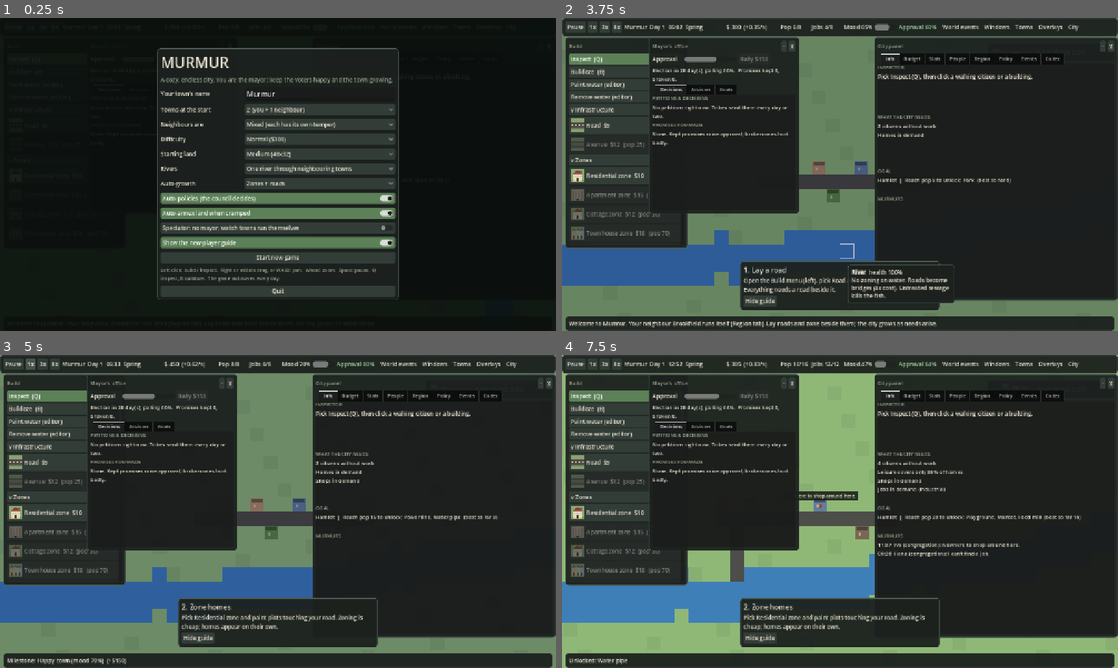
Above: before the commit, frames 1-4 (two rows, left to right).
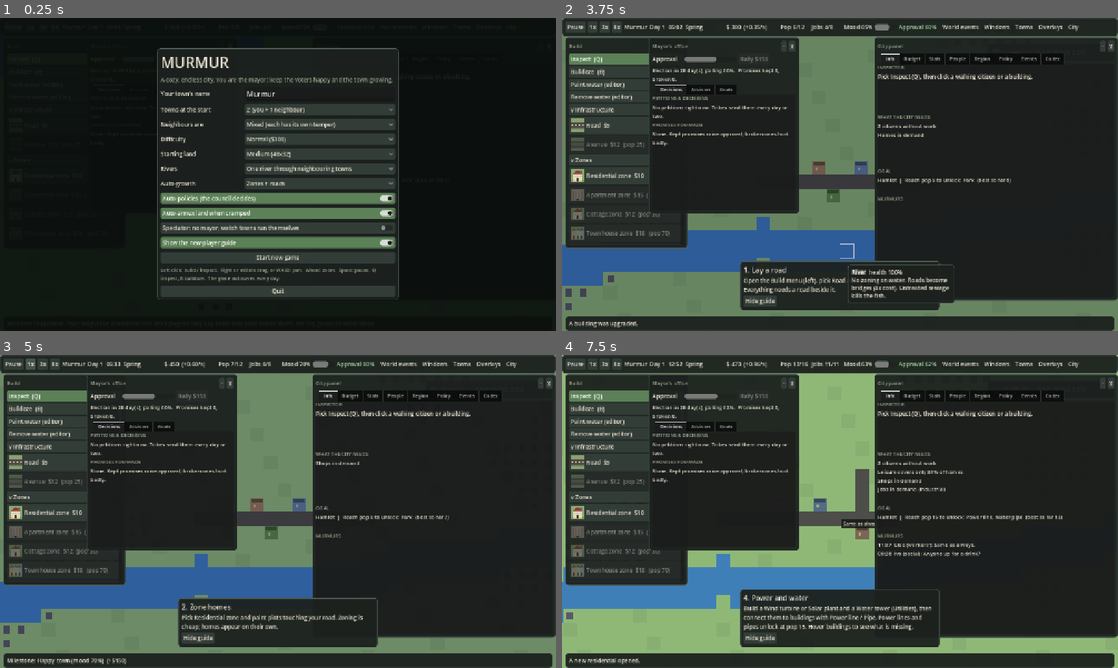
Above: after the commit, the same moments.

Repository: krugerhomeassistant/murmur
Game: Godot game, scene res://scenes/main.tscn
Same seed, same stepped clock (60 frames per second), same inputs: the game is played once before the commit and once after it.
Inputs (mouse positions are in pixels of both pictures, inside the frame that each line leads up to):
- Up to frame 1 (0.25 s): no input
- Up to frame 2 (3.75 s): click "Normal ($300)" at 0.5 s; click "Normal ($300)" at 1.25 s; click "Show the new-player guide" at 2 s; click "Show the new-player guide" at 2.75 s; click "Start new game" at 3.5 s
- Up to frame 3 (5 s): click "1x" at 4.25 s
- Up to frame 4 (7.5 s): click "3x" at 5 s; click "8x" at 5.75 s; click "World events" at 6.5 s; tap A at 7.25 s; move the mouse to (962, 495) at 7.27 s; hold D from 7.28 s (still down); tap R at 7.35 s; click (962, 495) at 7.42 s

The runs differ from the first frame. In frame 2, 2.6% of the frame differs, in the area x 0-68%, y 2-99%; in frame 3, 2.3%; in frame 4, 5.6%, in the area x 0-94%, y 1-99%.

Commit message:
feat: ore deposits, mines, foundry, metal, orchard and ranch
Co-Authored-By: Claude Sonnet 5.5 <noreply@anthropic.com>
Claude-Session: https://claude.ai/code/session_01EmTPeWeFqamnN7v8CmFcDf

Diff:
--- a/client/scripts/art.gd
+++ b/client/scripts/art.gd
@@ -53,7 +53,7 @@
 
 
 static func _has(id: int) -> bool:
-	return id in [T.FIRE, T.POLICE, T.CLINIC, T.HOSPITAL, T.SCH …(340 unchanged characters)…  T.SEWAGE, T.PORT, T.NAVYARD, T.FISHDOCK]
+	return id in [T.FIRE, T.POLICE, T.CLINIC, T.HOSPITAL, T.SCH …(340 unchanged characters)…  T.SEWAGE, T.PORT, T.NAVYARD, T.FISHDOCK, T.FOUNDRY]
 
 
 static func _draw(ci: CanvasItem, id: int, night: bool, k: Color) -> void:
@@ -431,6 +431,11 @@
 			ci.draw_arc(Vector2(16, 12), 10.0, ra, ra + 2.4, 12, Color("ecf0f1") * k, 3.0)
 			ci.draw_line(Vector2(16, 12), Vector2(16, 14), Color("7f8c8d"), 2.0)
 			ci.draw_arc(Vector2(16, 12), 13.0, ra - 0.2, ra + 0.8, 8, Color(0.5, 1.0, 0.6, 0.5), 1.0)
+		T.FOUNDRY:
+			_r(ci, 6, 14, 20, 14, Color("8a5a4a") * k)
+			_r(ci, 20, 4, 4, 11, Color("5a4a44") * k)
+			ci.draw_circle(Vector2(22, 4), 2.0, Color("ff9a3c") if int(t * 2.0) % 2 == 0 else Color("a8501c"))
+			_r(ci, 10, 20, 8, 8, Color("ff9a3c") * k)
 		T.MILL:
 			_r(ci, 9, 12, 14, 17, Color("c9b98a") * k)
 			_tri(ci, Vector2(8, 12), Vector2(24, 12), Vector2(16, 5), Color("8a5a3a") * k)
@@ -656,6 +661,19 @@
 		_tree(ci, p + Vector2(16, 22), h, season)
 
 
+## Ore deposit: dark rock flecks (richness 1-3 = more flecks); one rect when zoomed out.
+static func ore(ci: CanvasItem, x: int, y: int, rich: int, far: bool) -> void:
+	var p := Vector2(x, y) * 32.0
+	if far:
+		ci.draw_rect(Rect2(p + Vector2(8, 8), Vector2(16, 16)), Color("5a5a66"))
+		return
+	var h := (x * 73856093 ^ y * 19349663) & 255
+	for s in 2 + rich:
+		var q := p + Vector2(5 + ((h >> s) * 7 + s * 11) % 22, 5 + ((h >> s) * 5 + s * 13) % 22)
+		ci.draw_rect(Rect2(q, Vector2(5, 4)), Color("4a4a56"))
+		ci.draw_rect(Rect2(q + Vector2(1, 0), Vector2(3, 1)), Color("8a8a9a"))
+
+
 ## River cell: shaded water, moving ripples, muddy banks, and a few fish (swimming, sometimes jumping).
 ## `n` = bitmask of dry neighbours: 1 north, 2 east, 4 south, 8 west.
 static func water(ci: CanvasItem, x: int, y: int, n: int, night: bool, health := 1.0) -> void:
--- a/client/scripts/catalog.gd
+++ b/client/scripts/catalog.gd
@@ -9,6 +9,7 @@
     PARK, PLAYGROUND, PLAZA, CINEMA, MUSEUM, STADIUM, THEME,
     BUS, TRAIN, WIND, SOLAR, COAL, WATER, LANDFILL, RECYCLE,
     MARKET, BANK, MALL, HOTEL, TOWNHALL, WIRE, PIPE, LIGHT, COURT, PRISON, COTTAGE, TOWNHOUSE, TENEMENT, CONDO, CHURCH, BAR, UNION_HALL, CHAMBER, BASE, BARRACKS, RADAR, MILL, WAREHOUSE, DEPOT, SEWAGE, SEWER, PORT, NAVYARD, FISHDOCK,
+    ORCHARD, RANCH, MINE, FOUNDRY,
 }
 
 const CATS := [
@@ -154,6 +155,18 @@
         "sector": "farm", "home": 0, "jobs": 2, "max": 2, "shape": "farm",
         "desc": "Cheap fields and barns: 2 jobs per level, tiny upkeep, a trickle of goods income and no pollution. A cheap way to give early residents work.",
         "tip": "Farms are a good buffer between homes and industry."},
+    Id.ORCHARD: {"n": "Orchard zone", "cat": "zone", "kind": "zone", "cost": 12, "up": 0.15, "unlock": 40, "col": Color("8fb85a"), "g": "Or",
+        "sector": "orchard", "home": 0, "jobs": 2, "max": 2, "shape": "farm",
+        "desc": "Fruit and nut groves: 2 jobs per level and 50% more crops than a field, with no pollution. Crops still need a food mill.",
+        "tip": "Autumn harvests are biggest; pair orchards with a mill and a warehouse."},
+    Id.RANCH: {"n": "Ranch zone", "cat": "zone", "kind": "zone", "cost": 14, "up": 0.2, "unlock": 60, "col": Color("a8885a"), "g": "Ra",
+        "sector": "ranch", "home": 0, "jobs": 3, "max": 2, "shape": "farm", "poll": [2, 0.1],
+        "desc": "Pasture and dairy: 3 jobs per level and food made on the spot, no mill needed. A little smell reaches nearby homes.",
+        "tip": "A ranch feeds a growing town without the mill chain, but keep it a couple of blocks from housing."},
+    Id.MINE: {"n": "Mine", "cat": "zone", "kind": "zone", "cost": 30, "up": 0.5, "unlock": 100, "col": Color("6a6a72"), "g": "Mn",
+        "sector": "mine", "home": 0, "jobs": 4, "max": 3, "shape": "factory", "poll": [4, 0.4],
+        "desc": "Digs ore, 4 jobs per level. Can only be placed on ore deposits (dark flecks on the map); richer deposits yield more. Ore sells raw, or feeds a foundry.",
+        "tip": "Find the dark flecks, put a road beside them, then a foundry nearby."},
     Id.FIRE: {"n": "Fire station", "cat": "safety", "kind": "svc", "cost": 80, "up": 0.6, "unlock": 0, "col": Color("b5533c"), "g": "F",
         "r": 7, "prov": {"fire": 1.0}, "jobs": 4, "shape": "cross",
         "desc": "Fire crews. Fires within 7 tiles are put out after 3 seconds instead of burning 14 and destroying the building. Fires spread to neighbouring buildings, so early response saves districts.",
@@ -327,6 +340,10 @@
         "r": 0, "prov": {}, "jobs": 6, "poll": [2, 0.1], "chain": "mill", "shape": "chimney",
         "desc": "Turns crops from your farms into food: up to 3 units a second. Food made at home is free; anything the shops cannot get locally is imported at market price.",
         "tip": "One mill per 4-5 farm plots. Autumn harvests are huge, so a warehouse stops the surplus spoiling."},
+    Id.FOUNDRY: {"n": "Foundry", "cat": "trade", "kind": "svc", "cost": 220, "up": 1.0, "unlock": 120, "col": Color("8a5a4a"), "g": "Fo",
+        "r": 0, "prov": {}, "jobs": 8, "poll": [3, 0.3], "chain": "foundry", "shape": "chimney",
+        "desc": "Smelts ore into metal, up to 2 ore a second. Metal sells for far more than ore, and factories turn it into extra goods.",
+        "tip": "Needs a mine. One foundry per 3-4 mine plots."},
     Id.WAREHOUSE: {"n": "Warehouse", "cat": "trade", "kind": "svc", "cost": 120, "up": 0.4, "unlock": 30, "col": Color("8a7a6a"), "g": "Wh",
         "r": 0, "prov": {}, "jobs": 3, "chain": "store",
         "desc": "Adds 250 units of storage for crops, food and goods. Stock above 80% of capacity is sold off cheaply as exports; without space, harvests and factory output are wasted.",
--- a/client/scripts/city.gd
+++ b/client/scripts/city.gd
@@ -166,7 +166,7 @@
 var last_vote := 0.0
 var season := 0
 # economy
-var stock := {"crops": 0.0, "food": 0.0, "goods": 0.0}
+var stock := {"crops": 0.0, "food": 0.0, "goods": 0.0, "ore": 0.0, "metal": 0.0}
 var flow := {}
 var cap := 60.0
 var exported := 0.0
@@ -193,6 +193,11 @@
 var fac_jobs := 0
 var off_jobs := 0
 var farm_jobs := 0
+var orch_jobs := 0
+var ranch_jobs := 0
+var mine_jobs := 0
+var mine_yield := 0.0  # sum of level x deposit richness over mines
+var ore := PackedByteArray()  # ore deposit richness per cell, 0 = none
 var svc_jobs := 0
 var jobs := 0
 var up_zone := 0.0
@@ -248,6 +253,8 @@
 		net_val[m] = PackedFloat32Array()
 		net_val[m].resize(W * H)
 	rng.randomize()
+	ore.resize(W * H)
+	_gen_ore()
 	gen_river(rng.randi())
 	for m in Catalog.METRICS:
 		need_pop[m] = Catalog.need_pop(m)
@@ -486,6 +493,8 @@
 		return true
 	if at(x, y) != T.EMPTY:
 		return false
+	if t == T.MINE and ore[y * W + x] == 0:
+		return false
 	var wet := water[y * W + x] == 1
 	if wet and (not is_road(t) or coins < cost_of(t) * BRIDGE_X):
 		return false
@@ -545,6 +554,20 @@
 	return (y + OY) * W + x + OX
 
 
+## Ore blobs: three inside the starting territory, the rest anywhere. Richness 1-3 (richest at the centre).
+func _gen_ore() -> void:
+	ore.fill(0)
+	for k in 12:
+		var cx := rng.randi_range(W / 2 - 20, W / 2 + 20) if k < 3 else rng.randi_range(2, W - 3)
+		var cy := rng.randi_range(H / 2 - 10, H / 2 + 10) if k < 3 else rng.randi_range(2, H - 3)
+		var rad := rng.randi_range(2, 3)
+		for y in range(cy - rad, cy + rad + 1):
+			for x in range(cx - rad, cx + rad + 1):
+				var d := absi(x - cx) + absi(y - cy)
+				if inside(x, y) and d <= rad and rng.randf() < 0.85:
+					ore[y * W + x] = maxi(int(ore[y * W + x]), 3 - d * 3 / (rad + 1))
+
+
 func set_start(w: int, h: int) -> void:
 	terr = Rect2i(W / 2 - w / 2, H / 2 - h / 2, w, h)
 	gen_river(rng.randi(), 1, river_plan)
@@ -671,6 +694,10 @@
 	fac_jobs = 0
 	off_jobs = 0
 	farm_jobs = 0
+	orch_jobs = 0
+	ranch_jobs = 0
+	mine_jobs = 0
+	mine_yield = 0.0
 	svc_jobs = 0
 	up_zone = 0.0
 	tier_sum = 0.0
@@ -738,6 +765,13 @@
 							off_jobs += jp * L
 						"farm":
 							farm_jobs += jp * L
+						"orchard":
+							orch_jobs += jp * L
+						"ranch":
+							ranch_jobs += jp * L
+						"mine":
+							mine_jobs += jp * L
+							mine_yield += L * maxi(int(ore[i]), 1)
 				if d.has("poll"):
 					polluters.append([c.x, c.y, float(d["poll"][1]) * L, int(d["poll"][0])])
 				if t == T.COM:
@@ -767,7 +801,7 @@
 			bt[T.LIGHT].append(i)
 			_add_prov("light", cell(i), 0.7, 4)
 			up_svc += 0.1
-	jobs = shop_jobs + fac_jobs + off_jobs + farm_jobs + svc_jobs
+	jobs = shop_jobs + fac_jobs + off_jobs + farm_jobs + orch_jobs + ranch_jobs + mine_jobs + svc_jobs
 	res_mult = tier_sum / maxf(housing, 1)
 	_net()
 	for m in Catalog.METRICS:
@@ -1414,7 +1448,7 @@
 	var r_tax := employed * tax_r * 12.0 * econ * prodm * wise * fin * f * res_mult * (0.75 + 0.5 * land_avg)
 	var sales := minf(pop * 0.6, shop_jobs * 2.0) * (1.0 + 0.25 * float(cov["commerce"])) * mod("sales_mult") * (1.0 - 0.3 * clampf((avg_shop - 8.0) / 20.0, 0.0, 1.0))
 	var r_com := sales * 0.8 * econ * prodm * laf_c * fin * f
-	var goods := (fac_jobs * 0.6 * emp + farm_jobs * 0.3) * mod("goods_mult")
+	var goods := (fac_jobs * 0.6 * emp + (farm_jobs + orch_jobs + ranch_jobs) * 0.3 + mine_jobs * 0.4 * emp) * mod("goods_mult")
 	var r_ind := goods * 1.2 * econ * prodm * wise * laf_i * fin * f
 	var r_off := off_jobs * emp * 1.6 * econ * prodm * (0.5 + 0.5 * float(cov["edu"])) * mod("office_mult") * laf_c * fin * f
 	var r_tour := tour_sum * 3.0 * econ * mood * mod("tour_mult") * f
@@ -1474,6 +1508,10 @@
 			return ind_dem
 		"office":
 			return off_dem
+		"orchard", "ranch":
+			return ind_dem * 0.4 + 0.05
+		"mine":
+			return ind_dem * 0.3
 		"farm":
 			return ind_dem * 0.5 + 0.1 + (0.3 * (1.0 - float(flow.get("food_local", 1.0))) if bt.has(T.MILL) else 0.0)
 	return 0.0
@@ -2723,12 +2761,22 @@
 	var mills := (bt.get(T.MILL, []) as Array).size()
 	var deps := (bt.get(T.DEPOT, []) as Array).size() + 2 * (bt.get(T.PORT, []) as Array).size()
 	cap = 60.0 + 250.0 * (bt.get(T.WAREHOUSE, []) as Array).size()
-	var crops := farm_jobs * emp * 0.12 * float(Civics.SEASONS[season]["harvest"])
+	for k in ["ore", "metal"]:  # saves from before mining
+		if not stock.has(k):
+			stock[k] = 0.0
+	var crops := (farm_jobs + 1.5 * orch_jobs) * emp * 0.12 * float(Civics.SEASONS[season]["harvest"])
+	var mined := mine_yield * emp * 0.05
+	var foundries := (bt.get(T.FOUNDRY, []) as Array).size()
+	var smelt := minf(float(stock["ore"]) + mined, foundries * 2.0)
+	stock["ore"] = float(stock["ore"]) + mined - smelt
+	stock["metal"] = float(stock["metal"]) + smelt * 0.5
+	var mused := minf(float(stock["metal"]), fac_jobs * emp * 0.02)
+	stock["metal"] = float(stock["metal"]) - mused
 	var milled := minf(float(stock["crops"]) + crops, mills * 3.0)
-	var goods := fac_jobs * emp * 0.06 * mod("goods_mult")
+	var goods := (fac_jobs * emp * 0.06 + mused * 3.0) * mod("goods_mult")
 	var fish := (bt.get(T.FISHDOCK, []) as Array).size() * 6.0 * emp * 0.15 * river_health
 	stock["crops"] = float(stock["crops"]) + crops - milled
-	stock["food"] = float(stock["food"]) + milled + fish
+	stock["food"] = float(stock["food"]) + milled + fish + ranch_jobs * emp * 0.1
 	stock["goods"] = float(stock["goods"]) + goods
 	var fneed := pop * 0.05
 	var gneed := pop * 0.03 + shop_jobs * 0.02
@@ -2745,12 +2793,12 @@
 		var lim := cap * (0.2 if deps > 0 else 0.8)
 		if float(stock[k]) > lim:
 			var sell := (float(stock[k]) - lim) * (0.25 if deps > 0 else 0.5)
-			ex += sell * float({"crops": 0.6, "food": 1.5, "goods": 2.0}[k]) * RATE * xp
+			ex += sell * float({"crops": 0.6, "food": 1.5, "goods": 2.0, "ore": 0.8, "metal": 3.0}[k]) * RATE * xp
 			stock[k] = float(stock[k]) - sell
 			sold += sell
 		stock[k] = minf(float(stock[k]), cap)
 	exported += sold
-	flow = {"crops": crops, "food": milled + fish, "goods": goods, "food_need": fneed, "goods_need": gneed,
+	flow = {"crops": crops, "food": milled + fish + ranch_jobs * emp * 0.1, "goods": goods, "ore": mined, "metal": smelt * 0.5, "food_need": fneed, "goods_need": gneed,
 		"food_local": fl / fneed if fneed > 0.0 else 1.0, "goods_local": gl / gneed if gneed > 0.0 else 1.0,
 		"export": sold, "price": price, "imp": imp, "ex": ex}
 	return [ex, imp]
@@ -2763,7 +2811,7 @@
 	for c in citizens:
 		cs.append([c.id, c.home, c.work, c.tribe, c.nm, c.bias, c.shift, c.spd, c.commute, c.sick])
 	var d := {"v": 1, "cit": cs}
-	for k in ["town_name", "grid", "lvl", "build", "wire", "pipe", "sewer", "lamp", "water", "coins", "mood", "tax_r", "tax_c", "tax_i", "clock", "day",
+	for k in ["town_name", "grid", "lvl", "build", "wire", "pipe", "sewer", "lamp", "water", "ore", "coins", "mood", "tax_r", "tax_c", "tax_i", "clock", "day",
 			"policies", "auto_mode", "auto_policy", "peak", "announced", "next_id", "recent", "active", "approval", "rep", "favor",
 			"petitions", "promises", "pet_recent", "kept", "broken", "next_election", "elections_won", "rally_used", "last_vote",
 			"season", "stock", "exported", "loans", "done_ms", "disasters_survived", "burned", "hist_coins", "hist_pop", "ruins", "offline", "lamp", "terr", "expansions", "auto_expand", "human", "temper", "rel", "treaty", "ev_scale", "gpos", "war_n", "war_sc"]:
--- a/client/scripts/hud.gd
+++ b/client/scripts/hud.gd
@@ -967,11 +967,11 @@
         gt += "%s %s%s\n" % ["[color=#9fd3a0][x][/color]" if done else "[ ]", ms["n"], "" if done else ("  [color=#9aa88f]%s / %s  reward $%d[/color]" % [_num(cur), _num(float(ms["v"])), ms["reward"]])]
     goals_l.text = gt
     var f: Dictionary = c.flow
-    var et := "Stock (cap %d): crops %d  food %d  goods %d\n" % [int(c.cap), int(c.stock["crops"]), int(c.stock["food"]), int(c.stock["goods"])]
-    et += "Per second: crops +%.1f  food milled +%.1f  goods +%.1f\n" % [f.get("crops", 0.0), f.get("food", 0.0), f.get("goods", 0.0)]
+    var et := "Stock (cap %d): crops %d  food %d  goods %d  ore %d  metal %d\n" % [int(c.cap), int(c.stock["crops"]), int(c.stock["food"]), int(c.stock["goods"]), int(c.stock.get("ore", 0.0)), int(c.stock.get("metal", 0.0))]
+    et += "Per second: crops +%.1f  food milled +%.1f  goods +%.1f  ore +%.1f  metal +%.1f\n" % [f.get("crops", 0.0), f.get("food", 0.0), f.get("goods", 0.0), f.get("ore", 0.0), f.get("metal", 0.0)]
     et += "Needs: food %.1f (%d%% local)  goods %.1f (%d%% local)\n" % [f.get("food_need", 0.0), int(float(f.get("food_local", 1.0)) * 100.0), f.get("goods_need", 0.0), int(float(f.get("goods_local", 1.0)) * 100.0)]
     et += "Imports -$%.2f/s   Exports +$%.2f/s   Market price x%.2f\n" % [f.get("imp", 0.0), f.get("ex", 0.0), f.get("price", 1.0)]
-    et += "[color=#9aa88f]Food mills turn crops into food; warehouses add storage; trade depots sell surplus abroad.[/color]"
+    et += "[color=#9aa88f]Food mills turn crops into food; mines dig ore and foundries smelt it into metal that boosts factories; warehouses add storage; trade depots sell surplus abroad.[/color]"
     econ_l.text = et
     var lt := ""
     for l in c.loans:
--- a/client/scripts/main.gd
+++ b/client/scripts/main.gd
@@ -704,6 +704,8 @@
 			if t == T.EMPTY:
 				if not wet and not far:
 					Art.ground(ci, x, y, city.owns(x, y), city.season)
+				if city.ore[i] > 0 and not wet:
+					Art.ore(ci, x, y, int(city.ore[i]), far)
 				continue
 			var d: Dictionary = Catalog.DEFS[t]
 			if far:  # zoomed out: one flat rect per tile, detail is sub-pixel anyway
